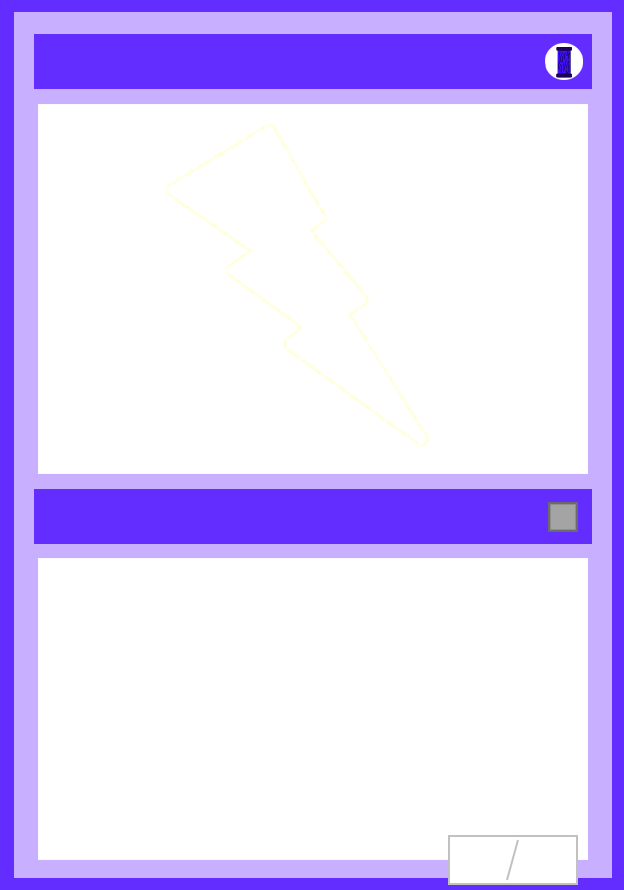
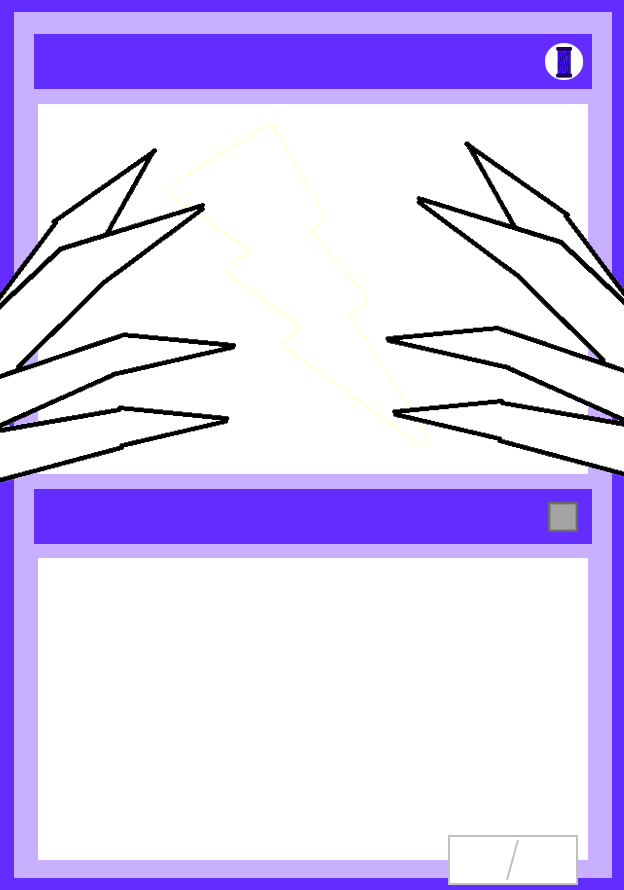
Comparing the layer stacks of the two 624x890 images. Changes:
added layer "Capa 1" above "Coste" over <box>0,141,624,483</box>
